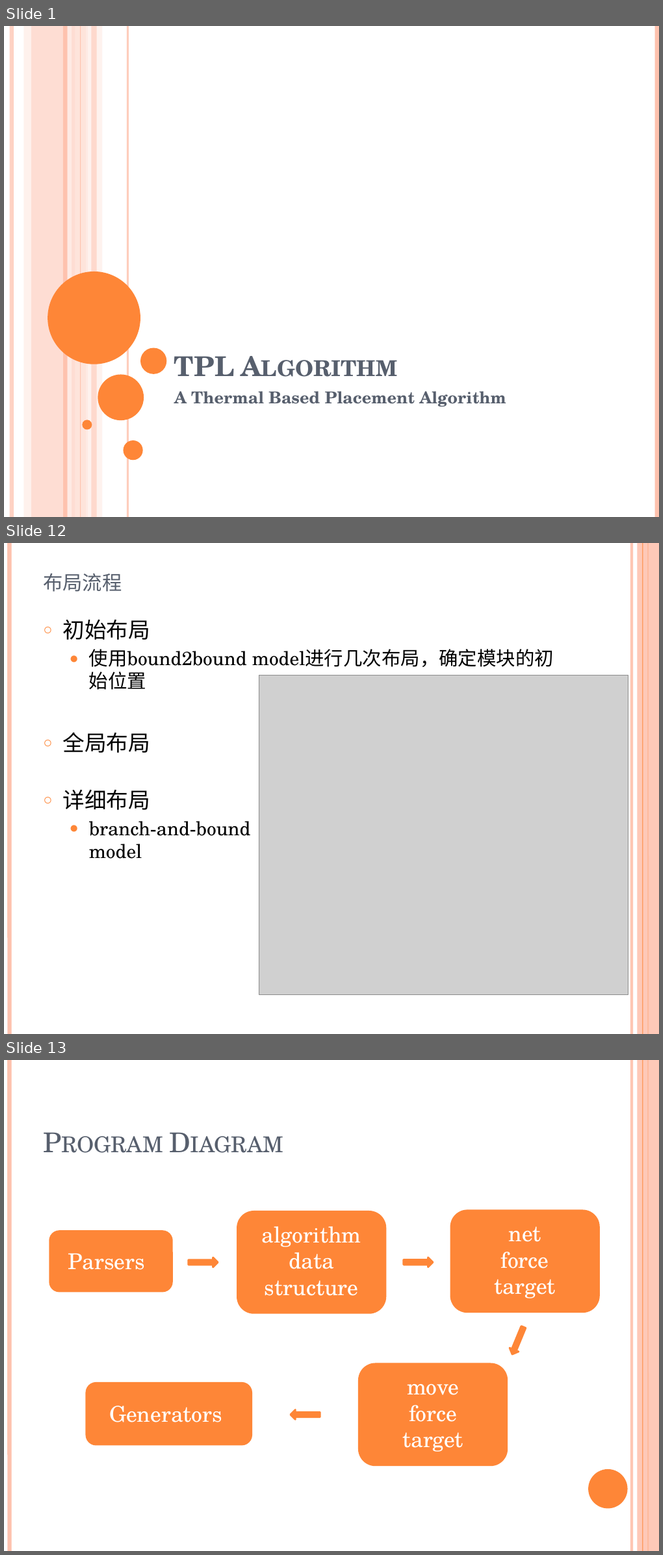
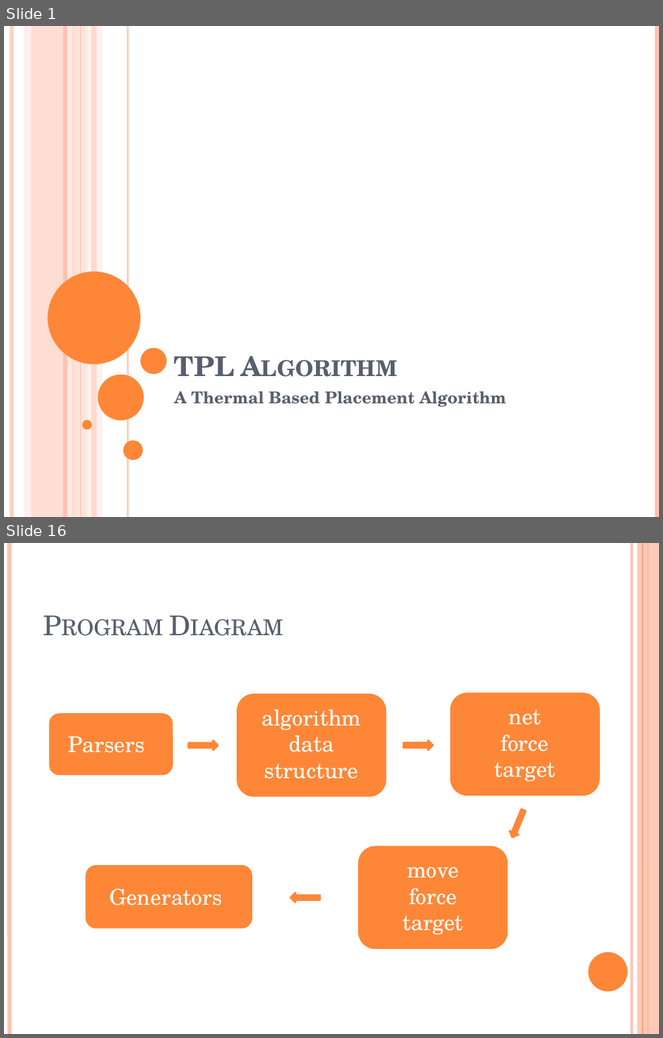
Before and after one commit to marcusgao94/TPL, a slide deck: doc/TPL.pptx. Shown one above the other, each under a label of ours: slides 1, 12 and 13 before the commit, slides 1 and 16 after it; the slides between them are not shown. The pictures are 663x1555 and 663x1038 pixels, drawn with LibreOffice and Linux fonts; fonts in the diff are those of the drawing; grey boxes stand for pictures. Boxes give left, top, right and bottom in pixels: in the first picture for what was removed or moved away, otherwise in the second. Text is boxed around its words. In the diff, an @@ line names an element or a change of style, - is before the commit and + after.

```diff
--- a/doc/TPL.pptx
+++ b/doc/TPL.pptx
@@ slide 12 removed at (4, 543, 659, 1034), background #FFFFFF; not listed: 6 template elements that a slide beside it also shows @@
@@ title removed at (43, 573, 122, 592) @@
-布局流程
@@ text removed at (63, 620, 554, 753) @@
-○ 初始布局
-  ● 使用bound2bound model进行几次布局，确定模块的初始位置
-○ 全局布局
@@ picture removed at (259, 676, 629, 995) @@
@@ text removed at (63, 789, 251, 859) @@
-○ 详细布局
-  ● branch-and-bound model
@@ what was slide 13 is now slide 16 @@
```
Also in this commit, not shown: 10 slides changed, 4 slides added, 5 other files.
